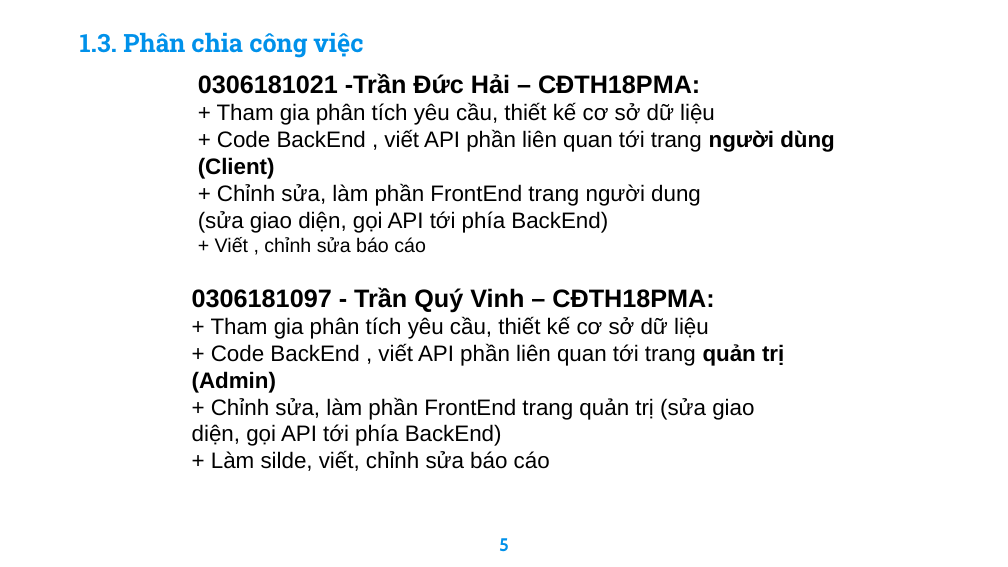
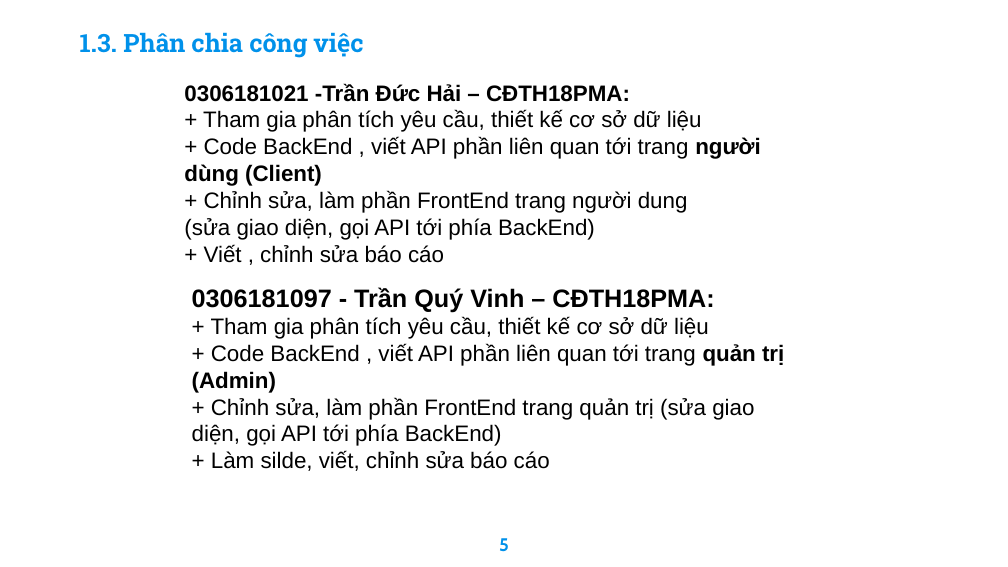
Before and after one commit to haitran2000/Ecommerce-Fashion-Website, a slide deck: slide 5 of Do An Tot Nghiep.pptx. Drawn at 1008x567 pixels with LibreOffice and Linux fonts; fonts in the diff are those of the drawing; background and template pictures are left out. Boxes give left, top, right and bottom in pixels: in the first picture for what was removed or moved away, otherwise in the second. Text is boxed around its words. In the diff, an @@ line names an element or a change of style, - is before the commit and + after.

```diff
--- a/Do An Tot Nghiep.pptx
+++ b/Do An Tot Nghiep.pptx
@@ text "0306181021 -Trần Đức Hải – ...": place and size @@
-text "0306181021 -Trần Đức Hải – ..." at (198,73,835,253)
+text "0306181021 -Trần Đức Hải – ..." at (184,83,760,263)
@@ text at (184,83,630,263): size 18 to 16 pt in "0306181021 -Trần Đức Hải – CĐTH18PMA:"; size 14 to 16 pt in "+ Viết , chỉnh sửa báo cáo" @@
```
Also in this commit, not shown: 11 other slides changed, 2 slides removed, 19 other files.
